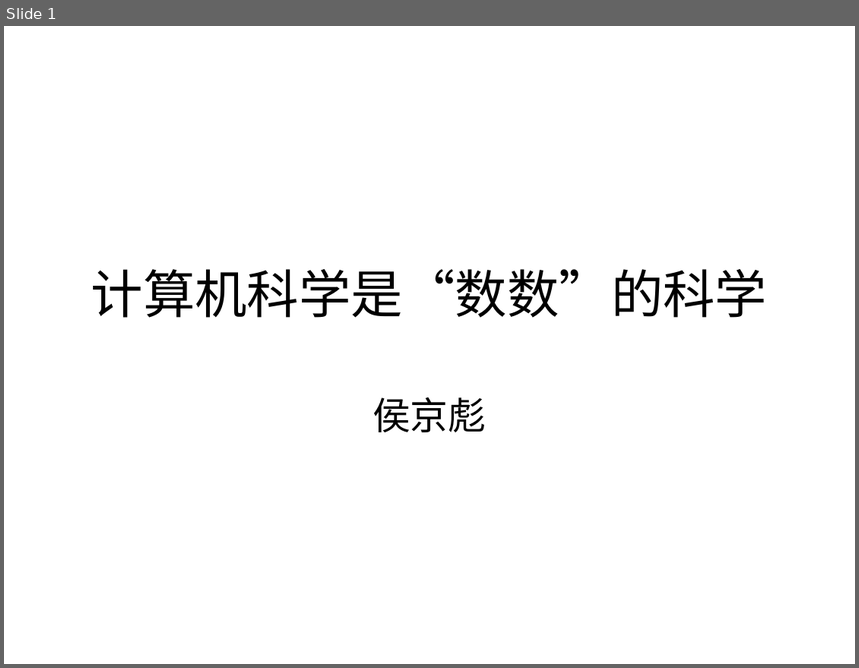
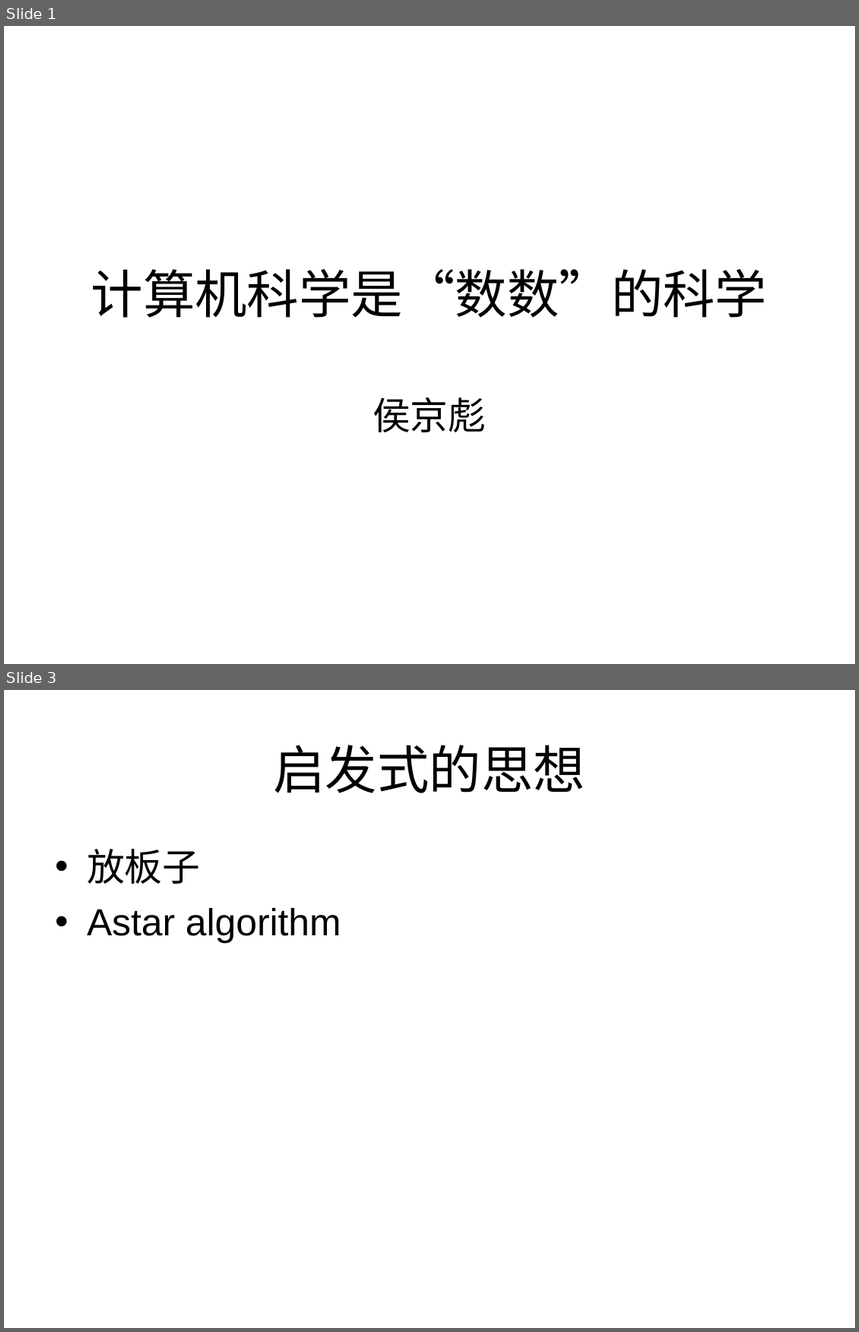
Before and after one commit to houjingbiao/leetcode, a slide deck: conclusion/conclusion.ppt. Shown one above the other, each under a label of ours: slide 1 before the commit, slides 1 and 3 after it; the slides between them are not shown. The pictures are 859x668 and 859x1332 pixels, drawn with LibreOffice and Linux fonts; fonts in the diff are those of the drawing. Boxes give left, top, right and bottom in pixels: in the first picture for what was removed or moved away, otherwise in the second. Text is boxed around its words. In the diff, an @@ line names an element or a change of style, - is before the commit and + after.

```diff
--- a/conclusion/conclusion.ppt
+++ b/conclusion/conclusion.ppt
@@ slide 3 added at [4,690,855,1328], background #FFFFFF @@
@@ title added at [273,745,585,793], 44 pt, text #000000 @@
+启发式的思想
@@ text added at [87,849,341,944], 32 pt, text #000000 @@
+• 放板子
+• Astar algorithm
```
Also in this commit, not shown: 7 other slides added, 1 slide removed.
